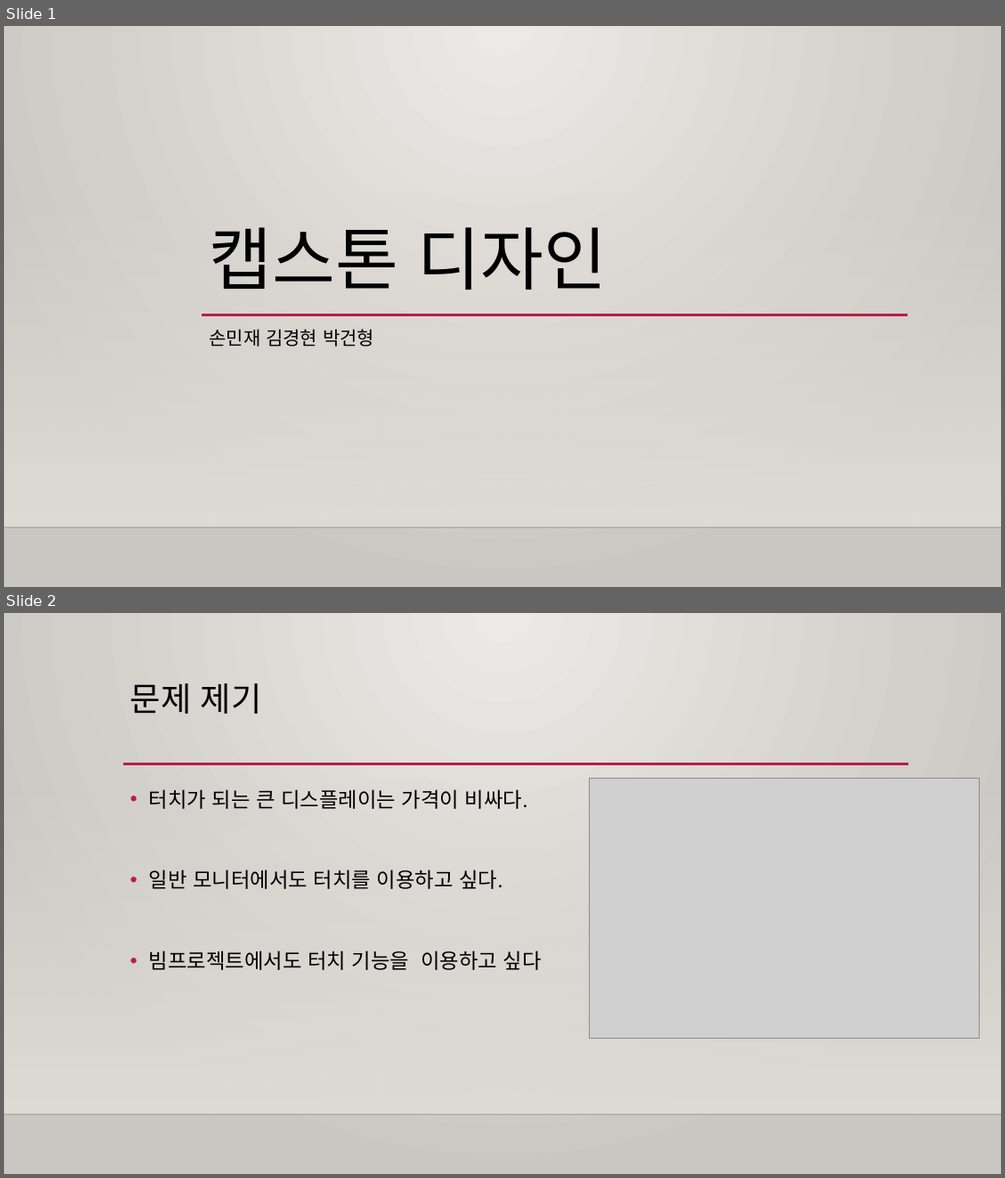
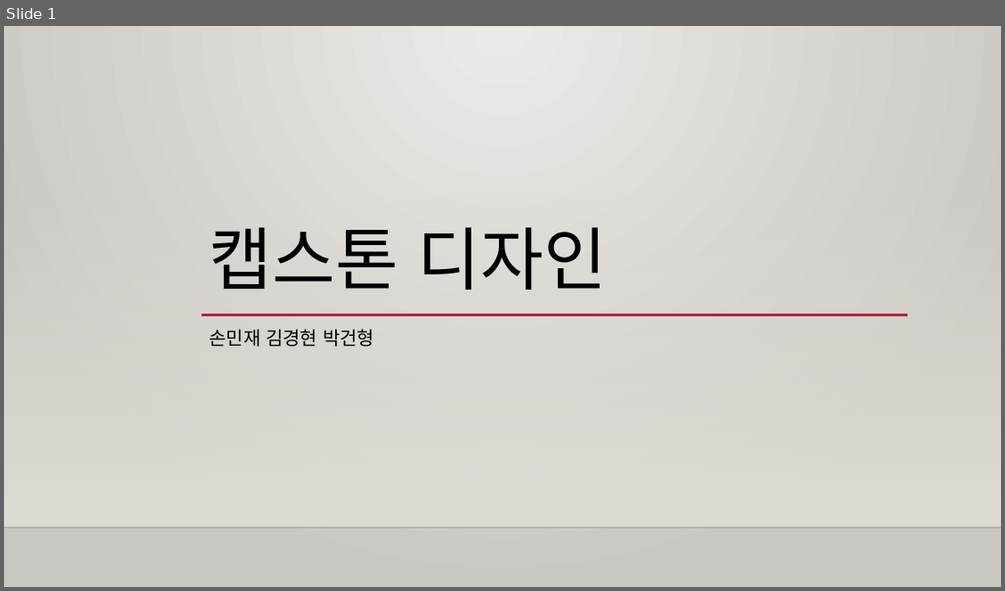
Before and after one commit to Capstone-Design/Documents, a slide deck: 캡스톤디자인발표.pptx. Shown one above the other, each under a label of ours: slides 1 and 2 before the commit, slide 1 after it. The pictures are 1005x1178 and 1005x591 pixels, drawn with LibreOffice and Linux fonts; fonts in the diff are those of the drawing; grey boxes stand for pictures; background and template pictures are left out. Boxes give left, top, right and bottom in pixels: in the first picture for what was removed or moved away, otherwise in the second. Text is boxed around its words. In the diff, an @@ line names an element or a change of style, - is before the commit and + after.

```diff
--- a/캡스톤디자인발표.pptx
+++ b/캡스톤디자인발표.pptx
@@ slide 2 removed at [4, 613, 1001, 1174], background gradient #ECEAE7 to #CAC7C1; not listed: 2 template elements that a slide beside it also shows @@
@@ title removed at [130, 683, 262, 714] @@
-문제 제기
@@ line removed from (123, 764) to (909, 764) @@
@@ text removed at [149, 789, 542, 970] @@
-• 터치가 되는 큰 디스플레이는 가격이 비싸다.
-• 일반 모니터에서도 터치를 이용하고 싶다.
-• 빔프로젝트에서도 터치 기능을 이용하고 싶다
@@ picture removed at [590, 778, 979, 1038] @@
```
Also in this commit, not shown: 1 slide changed, 6 slides added.
